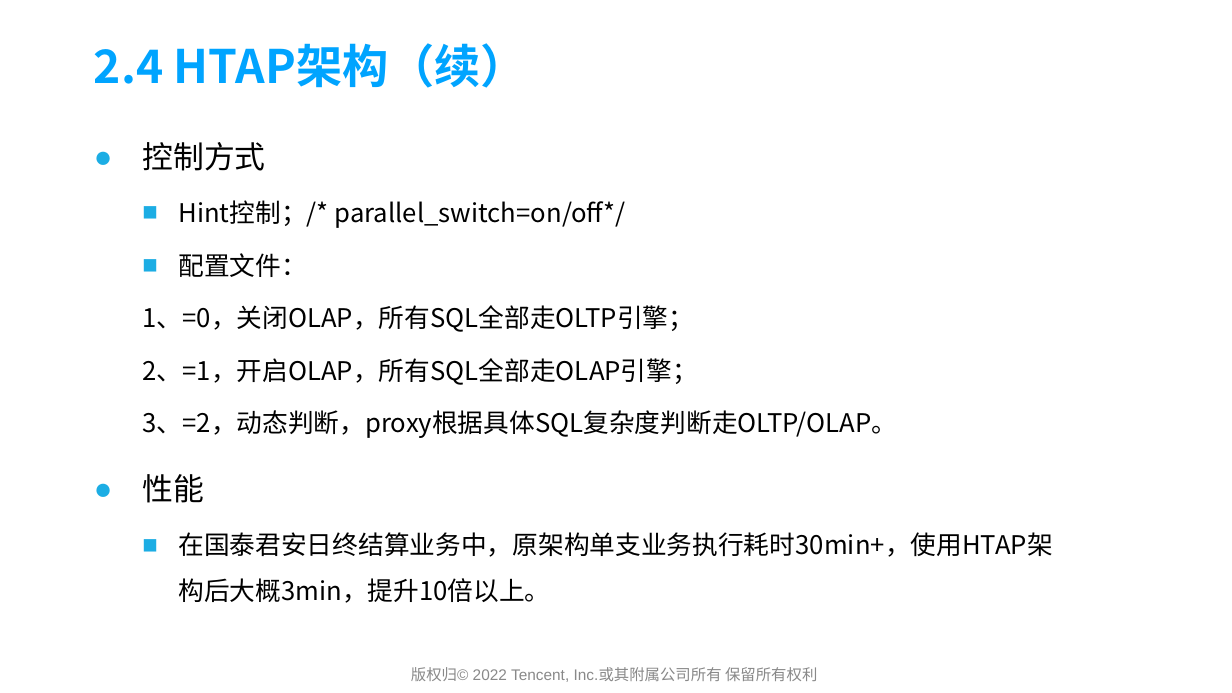
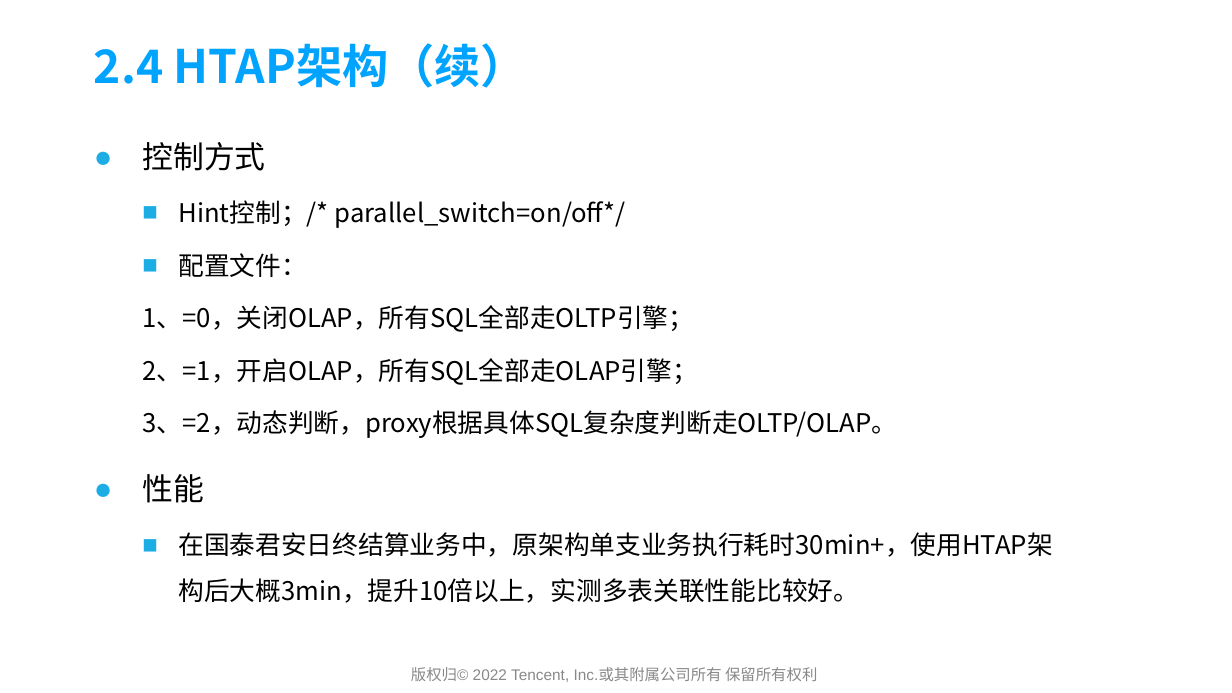
Before and after one commit to yedushusheng/mysql-learning, a slide deck: slide 15 of 28. OLTP/GoldenDB产品简介及架构解析.pptx. Drawn at 1232x693 pixels with LibreOffice and Linux fonts; fonts in the diff are those of the drawing; background and template pictures are left out. Boxes give left, top, right and bottom in pixels: in the first picture for what was removed or moved away, otherwise in the second. Text is boxed around its words. In the diff, an @@ line names an element or a change of style, - is before the commit and + after.

```diff
--- a/28. OLTP/GoldenDB产品简介及架构解析.pptx
+++ b/28. OLTP/GoldenDB产品简介及架构解析.pptx
@@ text at (178,532,1052,603): text changed @@
-  ■ 在国泰君安日终结算业务中，原架构单支业务执行耗时30min+，使用HTAP架构后大概3min，提升10倍以上。
+  ■ 在国泰君安日终结算业务中，原架构单支业务执行耗时30min+，使用HTAP架构后大概3min，提升10倍以上，实测多表关联性能比较好。
```
Also in this commit, not shown: 1 other slide changed.
